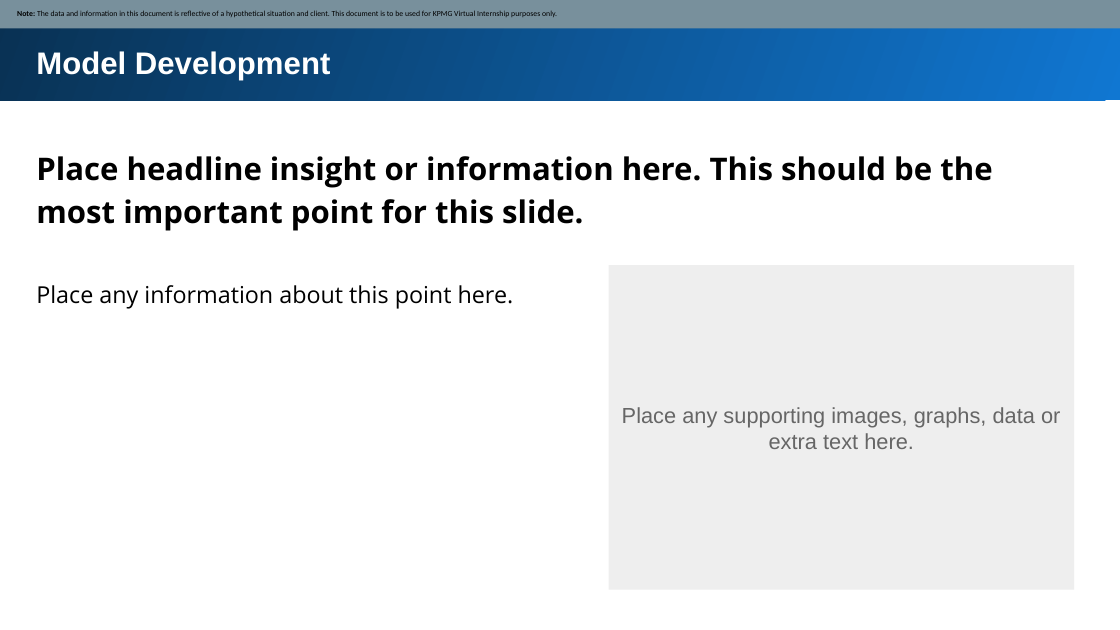
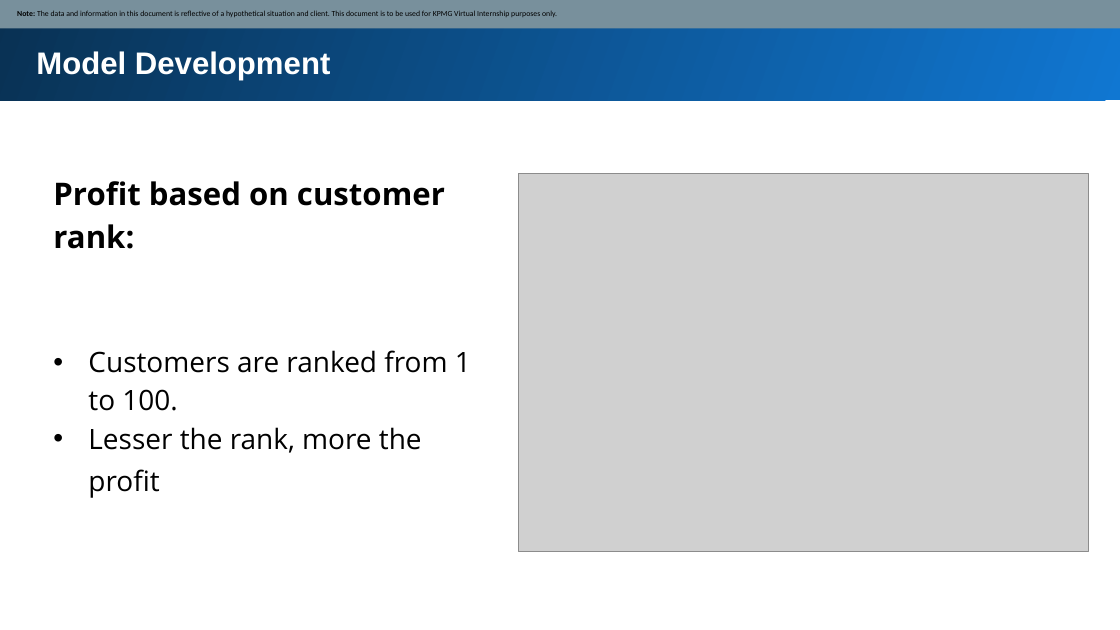
Before and after one commit to Asraful126/Forage, a slide deck: slide 7 of Module_2_Template_slide.pptx. Drawn at 1120x630 pixels with LibreOffice and Linux fonts; fonts in the diff are those of the drawing; grey boxes stand for pictures. Boxes give left, top, right and bottom in pixels: in the first picture for what was removed or moved away, otherwise in the second. Text is boxed around its words. In the diff, an @@ line names an element or a change of style, - is before the commit and + after.

```diff
--- a/Module_2_Template_slide.pptx
+++ b/Module_2_Template_slide.pptx
@@ picture added at bbox=[519, 174, 1089, 552] @@
@@ text at bbox=[53, 181, 471, 498]: text changed; size 20 to 18 pt; bold off @@
-Place headline insight or information here. This should be the most important point for this slide.
+Profit based on customer rank:
+• Customers are ranked from 1 to 100.
+• Lesser the rank, more the profit
@@ rectangle removed at bbox=[609, 265, 1075, 590] @@
@@ text removed at bbox=[36, 285, 514, 309] @@
-Place any information about this point here.
@@ text removed at bbox=[622, 407, 1060, 449] @@
-Place any supporting images, graphs, data or extra text here.
```
Also in this commit, not shown: 4 other slides changed, 7 slides added, 4 other files.
